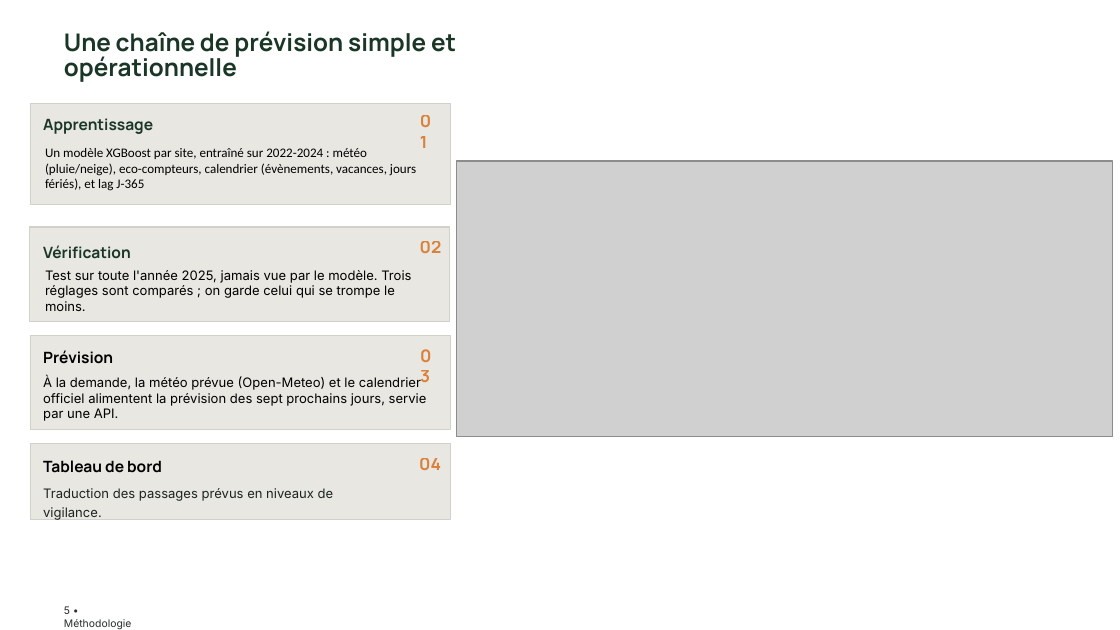
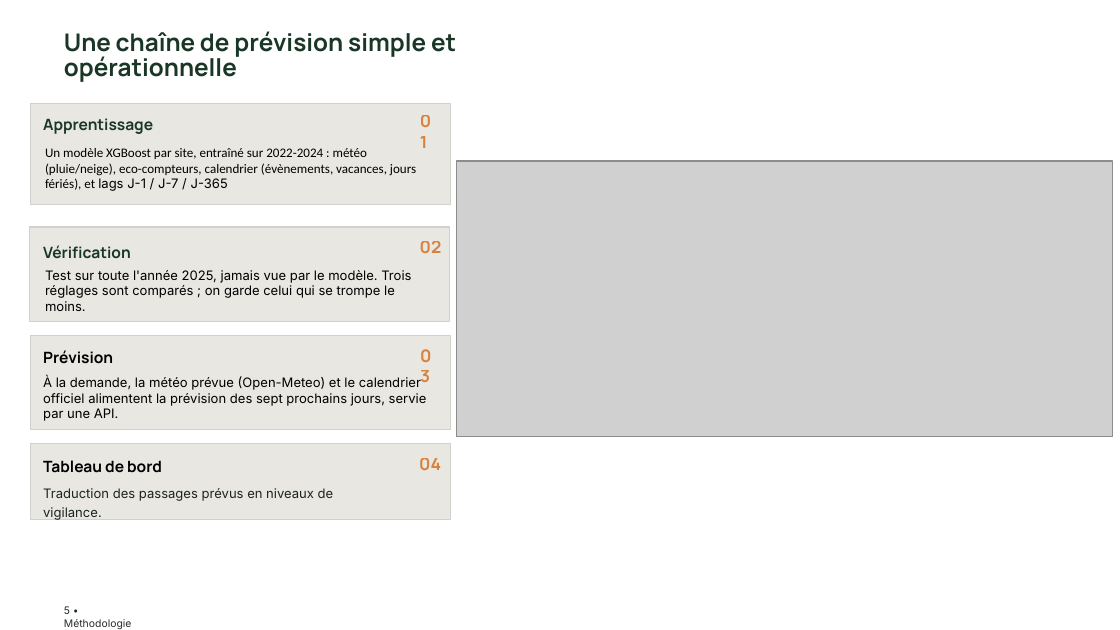
Before and after one commit to Claken/HACKATHON-DGE, a slide deck: slide 5 of livrable/Equipe 2 - Slides.pptx. Drawn at 1120x630 pixels with LibreOffice and Linux fonts; fonts in the diff are those of the drawing; grey boxes stand for pictures; background and template pictures are left out. Boxes give left, top, right and bottom in pixels: in the first picture for what was removed or moved away, otherwise in the second. Text is boxed around its words. In the diff, an @@ line names an element or a change of style, - is before the commit and + after.

```diff
--- a/livrable/Equipe 2 - Slides.pptx
+++ b/livrable/Equipe 2 - Slides.pptx
@@ text at (45,148,416,191): text changed @@
-Un modèle XGBoost par site, entraîné sur 2022-2024 : météo (pluie/neige), eco-compteurs, calendrier (évènements, vacances, jours fériés), et lag J-365
+Un modèle XGBoost par site, entraîné sur 2022-2024 : météo (pluie/neige), eco-compteurs, calendrier (évènements, vacances, jours fériés), et lags J-1 / J-7 / J-365
```
Also in this commit, not shown: 3 other slides changed.
